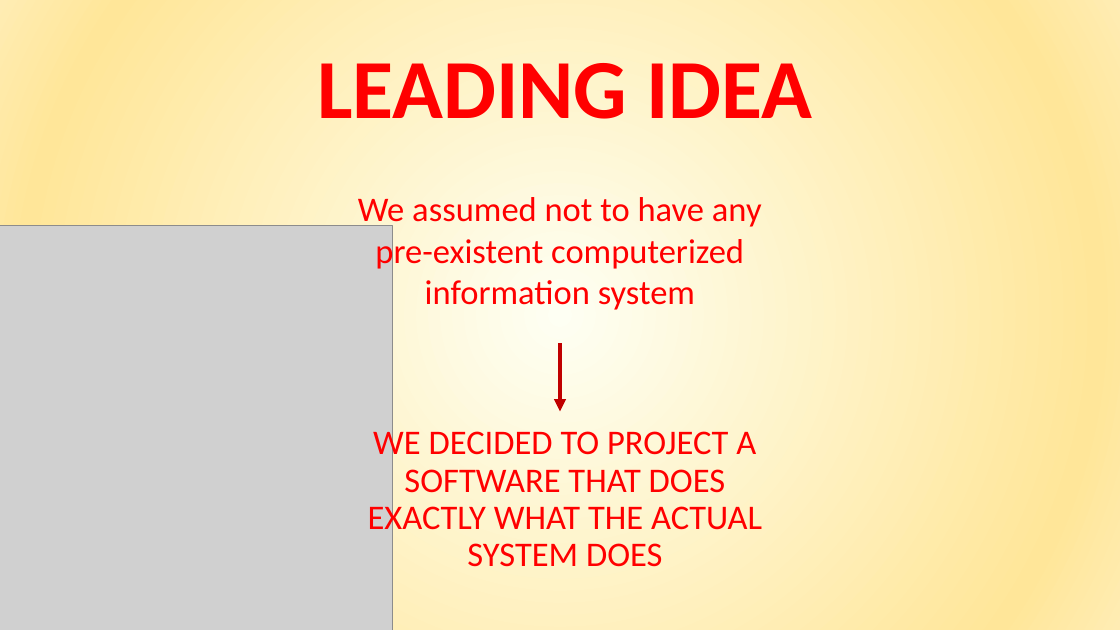
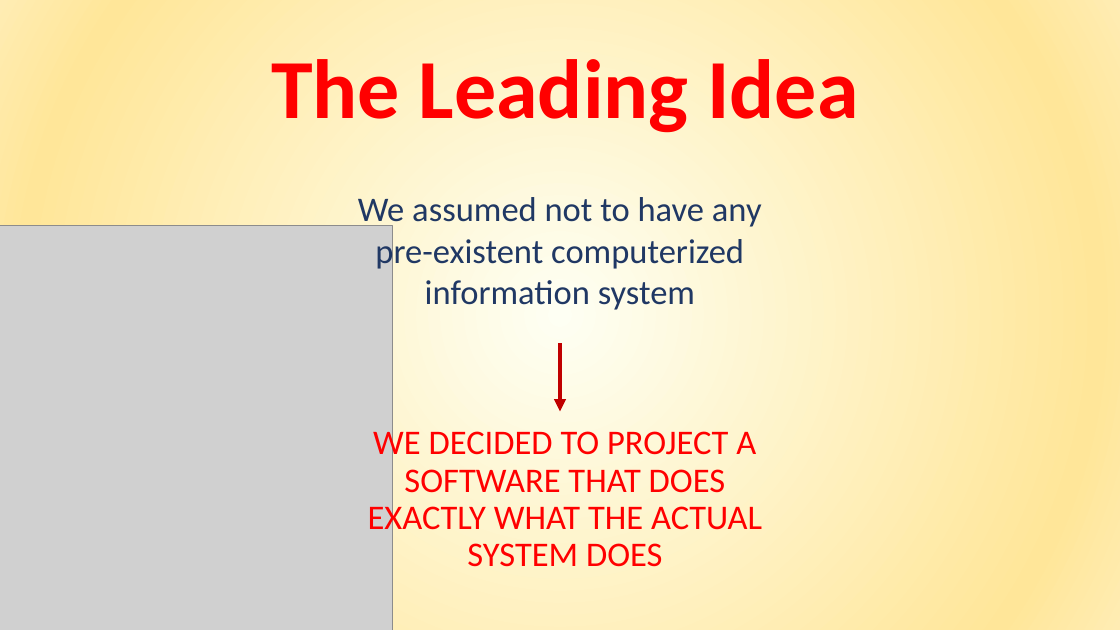
Before and after one commit to giuseppemanzi/manzinicolini, a slide deck: slide 5 of All/final presentation/Final presentation.pptx. Drawn at 1120x630 pixels with LibreOffice and Linux fonts; fonts in the diff are those of the drawing; grey boxes stand for pictures. Boxes give left, top, right and bottom in pixels: in the first picture for what was removed or moved away, otherwise in the second. Text is boxed around its words. In the diff, an @@ line names an element or a change of style, - is before the commit and + after.

```diff
--- a/All/final presentation/Final presentation.pptx
+++ b/All/final presentation/Final presentation.pptx
@@ text at (271,59,858,133): text changed @@
-LEADING IDEA
+The Leading Idea
@@ text "We assumed not to have ..." at (358,197,762,310): text colour #FF0000 to #203864 @@
```
Also in this commit, not shown: 13 other slides changed, 6 slides added, 1 other file.
